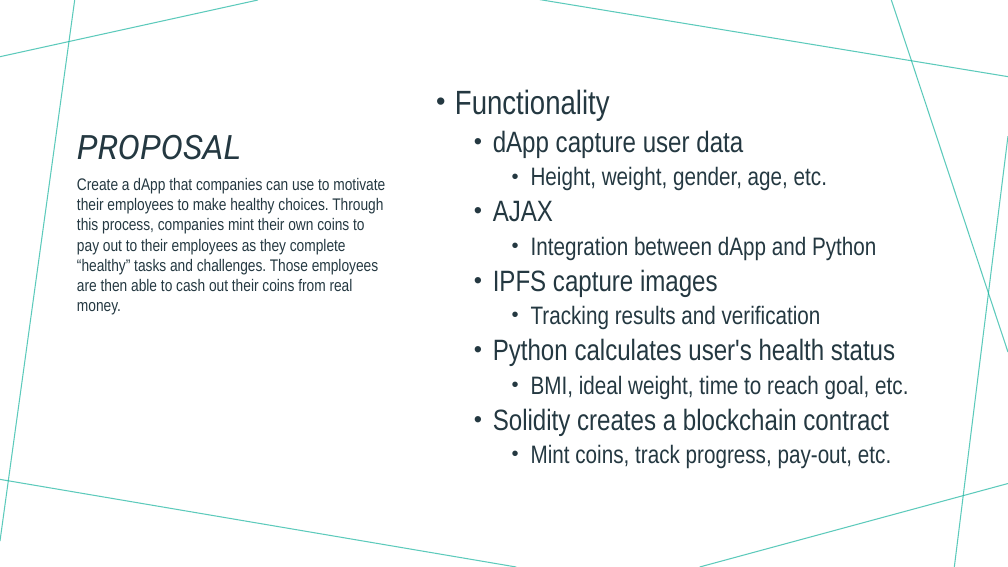
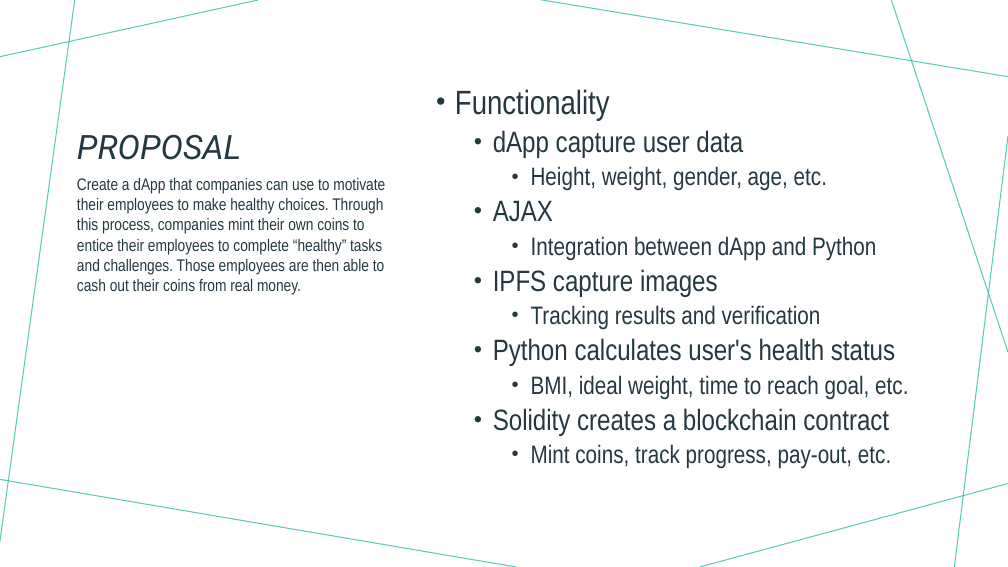
Before and after one commit to johnmyronmillar/LivingHealthyDapp, a slide deck: slide 2 of Living Healthy.pptx. Drawn at 1008x567 pixels with LibreOffice and Linux fonts; fonts in the diff are those of the drawing. Boxes give left, top, right and bottom in pixels: in the first picture for what was removed or moved away, otherwise in the second. Text is boxed around its words. In the diff, an @@ line names an element or a change of style, - is before the commit and + after.

```diff
--- a/Living Healthy.pptx
+++ b/Living Healthy.pptx
@@ text at box(77, 178, 385, 295): text changed @@
-Create a dApp that companies can use to motivate their employees to make healthy choices. Through this process, companies mint their own coins to pay out to their employees as they complete “healthy” tasks and challenges. Those employees are then able to cash out their coins from real money.
+Create a dApp that companies can use to motivate their employees to make healthy choices. Through this process, companies mint their own coins to entice their employees to complete “healthy” tasks and challenges. Those employees are then able to cash out their coins from real money.
```
Also in this commit, not shown: 1 other slide changed, 1 other file.
